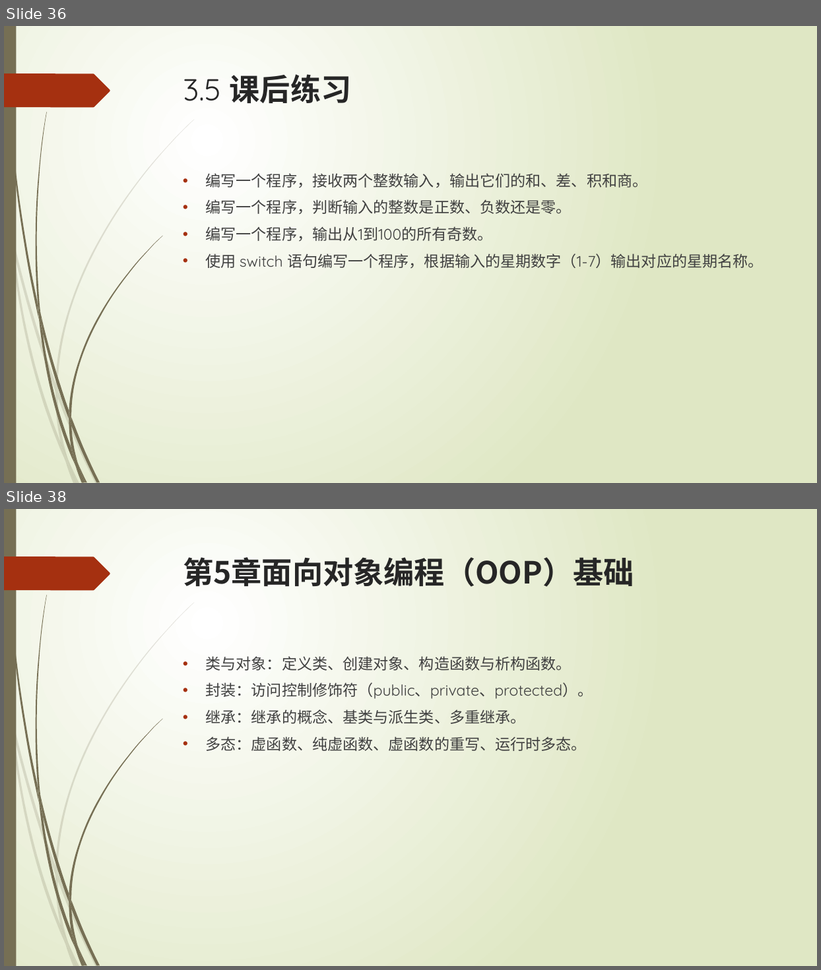
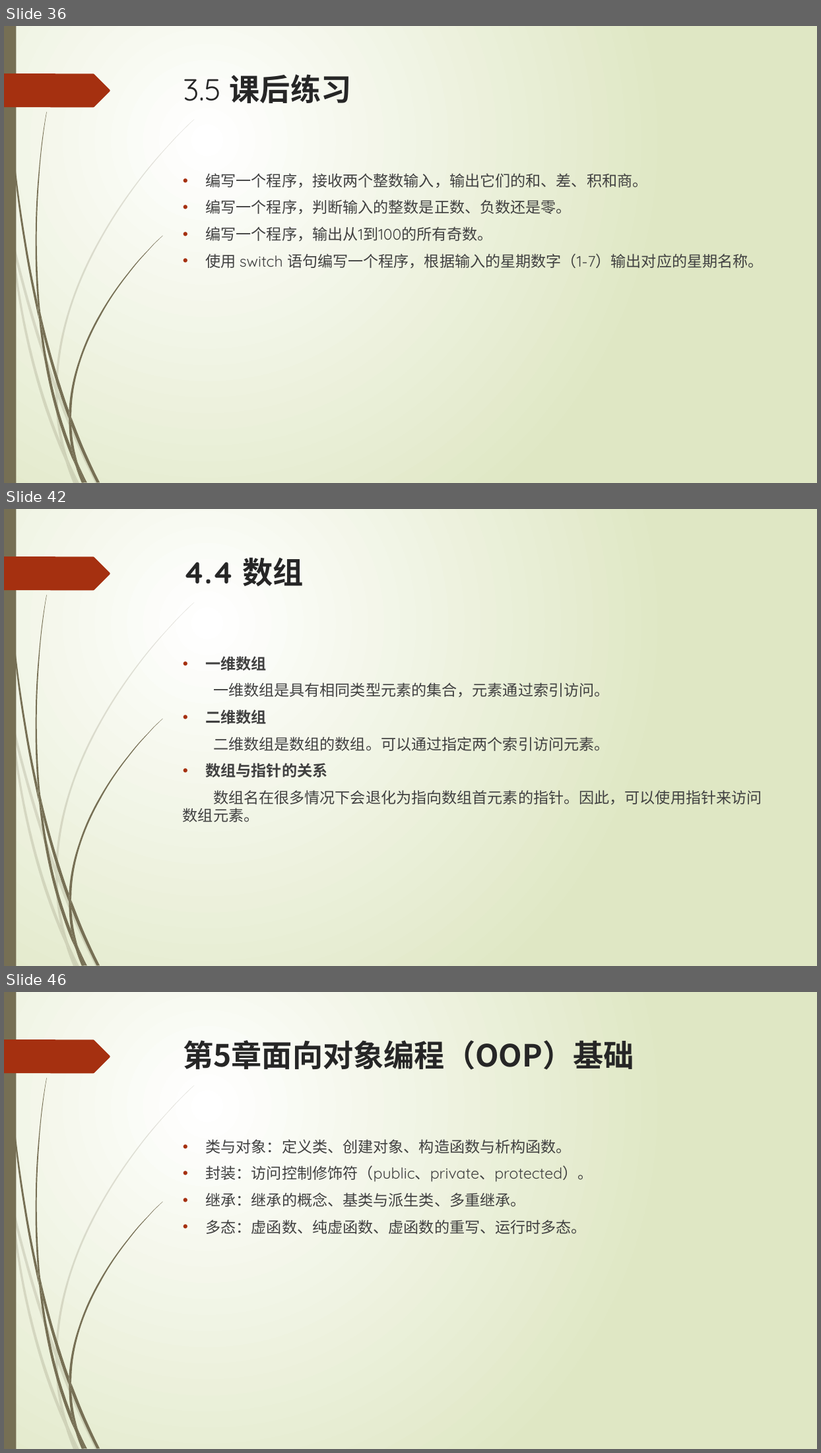
Before and after one commit to liuty2006/learn, a slide deck: learn_cpp/docs/C++语言培训.pptx. Shown one above the other, each under a label of ours: slides 36 and 38 before the commit, slides 36, 42 and 46 after it; the slides between them are not shown. The pictures are 821x970 and 821x1453 pixels, drawn with LibreOffice and Linux fonts; fonts in the diff are those of the drawing. Boxes give left, top, right and bottom in pixels: in the first picture for what was removed or moved away, otherwise in the second. Text is boxed around its words. In the diff, an @@ line names an element or a change of style, - is before the commit and + after.

```diff
--- a/learn_cpp/docs/C++语言培训.pptx
+++ b/learn_cpp/docs/C++语言培训.pptx
@@ slide 42 added at (x1=4, y1=509, x2=817, y2=966), background gradient #FFFFFF to #DFE8C4; not listed: 24 template elements that a slide beside it also shows @@
@@ title added at (x1=183, y1=557, x2=303, y2=586), 36 pt, text #262626, bold @@
+4.4 数组
@@ text added at (x1=183, y1=656, x2=762, y2=823), 18 pt, text #404040 @@
+• 一维数组
+一维数组是具有相同类型元素的集合，元素通过索引访问。
+• 二维数组
+二维数组是数组的数组。可以通过指定两个索引访问元素。
+• 数组与指针的关系
+数组名在很多情况下会退化为指向数组首元素的指针。因此，可以使用指针来访问 数组元素。
@@ what was slide 38 is now slide 46 @@
```
Also in this commit, not shown: 1 slide changed, 7 other slides added, 25 other files.
